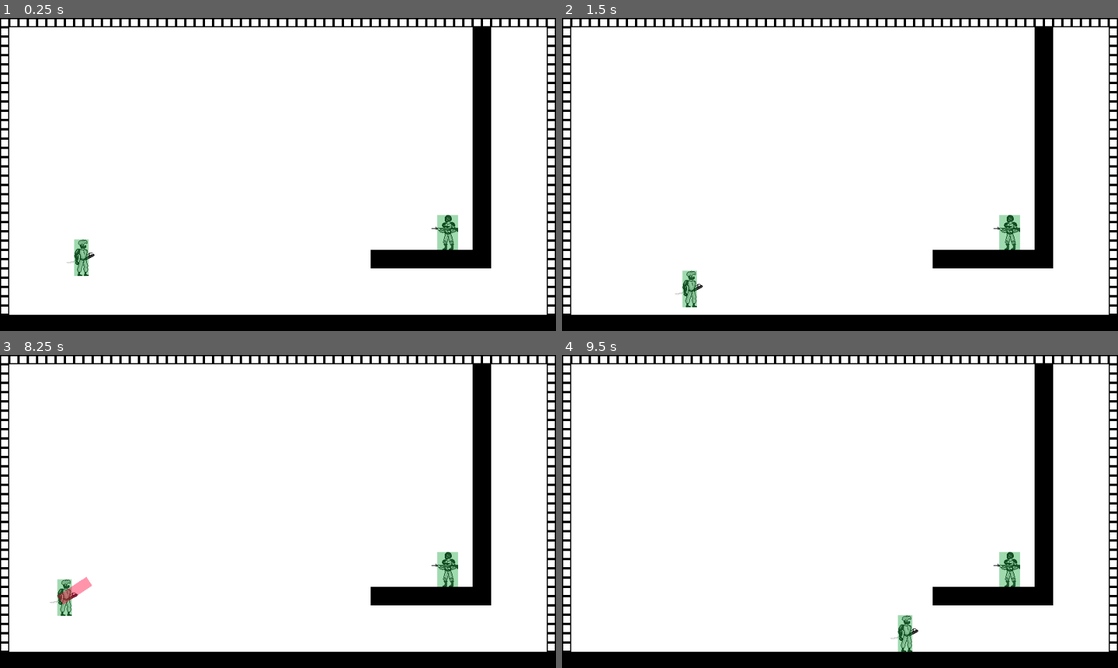
Above: before the commit, frames 1-4 (two rows, left to right).
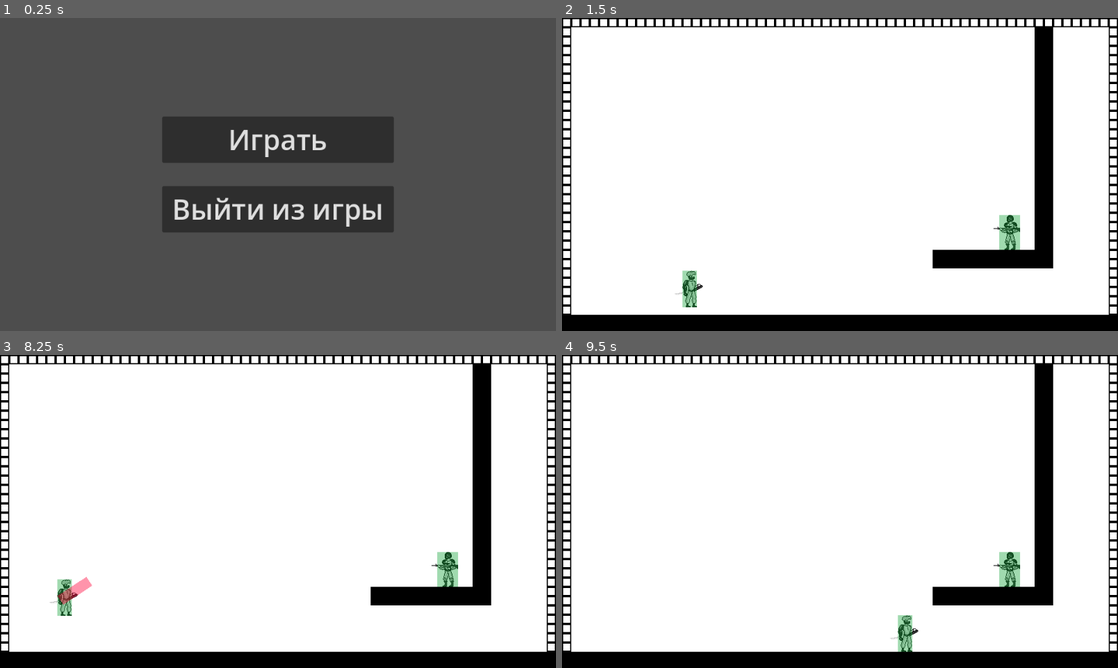
Above: after the commit, the same moments.

Repository: Dkoplik/Paint-it-Black
Game: Godot game, scene res://main_menu.tscn
Same seed, same stepped clock (60 frames per second), same inputs: the game is played once before the commit and once after it. Before the commit the project starts from res://test_level.tscn.
Inputs (mouse positions are in pixels of both pictures, inside the frame that each line leads up to):
- Up to frame 1 (0.25 s): no input
- Up to frame 2 (1.5 s): click (840, 140) at 0.5 s, where only the run after the commit has a clickable "Играть"; move the mouse to (962, 158) at 1.27 s; press the mouse at (962, 158) at 1.28 s; hold D (move_right) from 1.28 s (still down)
- Up to frame 3 (8.25 s): tap Space (jump) at 1.52, 2.27, 3.77, 4.52, 5.27, 6.77, 7.52 s; move the mouse to (166, 527) at 2.02 s; release the mouse at (166, 527) at 2.03 s; click (166, 527) at 2.1 s; move the mouse to (333, 442) at 2.77 s; release D (move_right) at 2.78 s; press the mouse at (333, 442) at 2.78 s; hold A (move_left) 2.78-3.53 s; move the mouse to (250, 574) at 3.52 s; release the mouse at (250, 574) at 3.53 s; hold D (move_right) 3.53-5.03 s; click (250, 574) at 3.6 s; move the mouse to (444, 558) at 4.27 s; press the mouse at (444, 558) at 4.28 s; move the mouse to (111, 464) at 5.02 s; release the mouse at (111, 464) at 5.03 s; hold A (move_left) 5.03-5.78 s; click (111, 464) at 5.1 s; move the mouse to (305, 511) at 5.77 s; press the mouse at (305, 511) at 5.78 s; hold D (move_right) 5.78-6.53 s; move the mouse to (194, 433) at 6.52 s; release the mouse at (194, 433) at 6.53 s; hold A (move_left) 6.53-8.03 s; click (194, 433) at 6.6 s; move the mouse to (400, 495) at 7.27 s; press the mouse at (400, 495) at 7.28 s; move the mouse to (166, 527) at 8.02 s; release the mouse at (166, 527) at 8.03 s; hold D (move_right) from 8.03 s (still down); click (166, 527) at 8.1 s
- Up to frame 4 (9.5 s): keep holding D (move_right); tap Space (jump) at 8.27 s; move the mouse to (895, 442) at 8.77 s; press the mouse at (895, 442) at 8.78 s

The runs differ from the first frame. In frame 1, 99% of the frame differs, in the area x 0-100%, y 0-100%; in frame 2, nothing differs; in frame 3, less than 0.1%; in frame 4, nothing differs.

Commit message:
Установил главное меню главной сценой

Diff:
--- a/Paint-it-Black/main_menu.tscn
+++ b/Paint-it-Black/main_menu.tscn
@@ -8,7 +8,7 @@
 offset_right = 960.0
 offset_bottom = 540.0
 script = ExtResource("1_mf5i0")
-start_scene = "res://test_anim.tscn"
+start_scene = "res://test_level.tscn"
 
 [node name="PlayButton" type="Button" parent="."]
 layout_mode = 0
--- a/Paint-it-Black/project.godot
+++ b/Paint-it-Black/project.godot
@@ -11,7 +11,7 @@
 [application]
 
 config/name="Paint-it-Black"
-run/main_scene="res://test_level.tscn"
+run/main_scene="res://main_menu.tscn"
 config/features=PackedStringArray("4.1", "Forward Plus")
 config/icon="res://icon.svg"
 
